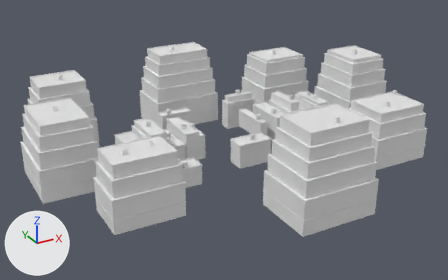
A saved change to the glTF model game/assets/props/city_shells.glb.
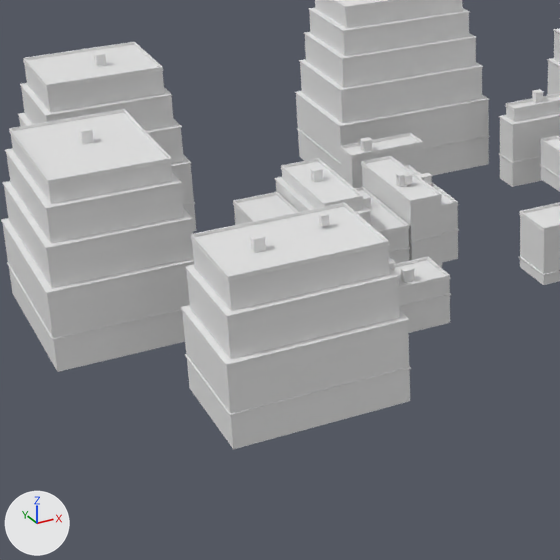
Each version is shown whole from a 50 mm lens placed at (-156.7, -284.4, 144.5), pointed at (-11.6, -20.4, 12.5), then close up on the part from 4% to 55% of the width and 19% to 100% of the height. Arrows for +X, +Y and +Z are at lower left; the lights stay in place. The first two pictures are the older version. Vertices at exactly the same position are counted once.

Objects in the first close-up: 'site_back_e__brick', 'site_far_n__bronze_sheet', 'site_far_n__concrete', 'site_far_nw__brick', 'site_far_nw__bronze_sheet', 'site_far_sw__brick', 'site_far_sw__bronze_sheet', 'site_far_sw__concrete', 'site_far_w__brick', 'site_far_w__bronze_sheet', 'site_far_w__concrete', 'site_nw1__concrete' and 28 more.
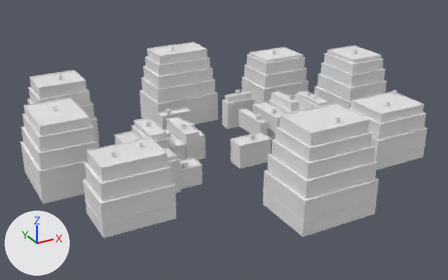
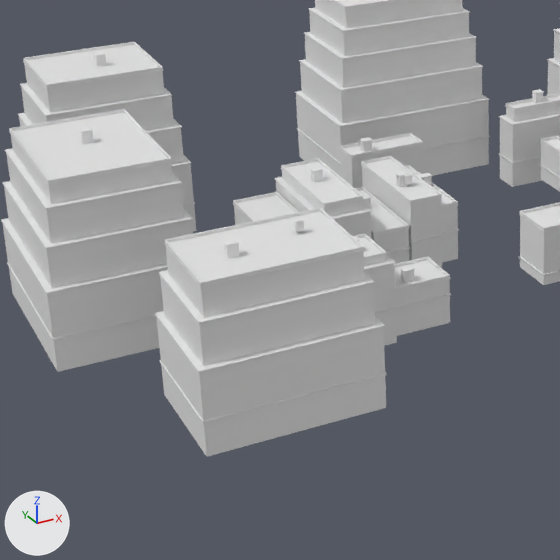
Where the change shows, as pixel boxes [x1, y1, x2, y2] in the close-ups (560 x 560 px; the box of a moved part takes in the faces that stretch with it):
'site_far_sw__brick', moved
    before: [182, 216, 409, 414]
    after: [156, 220, 385, 421]
'site_far_sw__bronze_sheet', reshaped, moved
    before: [181, 203, 411, 416]
    after: [155, 208, 387, 423]
'site_far_sw__concrete', moved
    before: [187, 359, 410, 449]
    after: [161, 365, 386, 457]
part 1 of me_site_far_sw__bronze_sheet, moved or reshaped
    before: [191, 206, 390, 282]
    after: [164, 211, 365, 288]
part 2 of me_site_far_sw__bronze_sheet, moved or reshaped
    before: [185, 265, 399, 317]
    after: [159, 270, 374, 324]
part 3 of me_site_far_sw__bronze_sheet, moved or reshaped
    before: [181, 305, 409, 366]
    after: [155, 311, 385, 373]
part 4 of me_site_far_sw__bronze_sheet, moved or reshaped
    before: [249, 233, 266, 240]
    after: [223, 238, 239, 246]
part 5 of me_site_far_sw__bronze_sheet, moved or reshaped
    before: [185, 354, 411, 416]
    after: [160, 360, 387, 423]
part 6 of me_site_far_sw__bronze_sheet, rebuilt
    before: [191, 203, 389, 280]
    after: [164, 208, 364, 286]
'site_sw3__concrete', unchanged, uncovered by the edit
    before: [389, 264, 394, 271]
    after: [358, 241, 397, 346]

Patch to the scene script:
```diff
--- a/game/assets/props/city_shells.glb.py
+++ b/game/assets/props/city_shells.glb.py
@@ me_site_far_sw__bronze_sheet @@
 # used by ob_site_far_sw__bronze_sheet; location = (-71.8, -50.1, 27.3)
-me_site_far_sw__bronze_sheet.from_pydata(...)  # 206 vertices, 392 faces; spans x -16.4..18.0, y -12.1..12.3, z -20.5..6.6
+me_site_far_sw__bronze_sheet.from_pydata(...)  # 211 vertices, 402 faces; spans x -17.0..17.4, y -12.0..12.4, z -20.6..6.5
+# me_site_far_sw__bronze_sheet part 1: the loose piece of 24 vertices spanning x -14.1..15.6, y -9.8..9.9, z 3.7..3.9 is moved by (-0.6, 0.1, -0.1)
+# me_site_far_sw__bronze_sheet part 2: the loose piece of 24 vertices spanning x -15.2..16.8, y -10.9..11.1, z -2.3..-2.0 is moved by (-0.6, 0.1, -0.1)
+# me_site_far_sw__bronze_sheet part 3: the loose piece of 24 vertices spanning x -16.4..17.9, y -12.1..12.2, z -10.7..-10.4 is moved by (-0.6, 0.1, -0.1)
+# me_site_far_sw__bronze_sheet part 4: the loose piece of 24 vertices spanning x -6.6..-4.3, y -1.9..0.0, z 6.4..6.6 is moved by (-0.6, 0.1, -0.1)
+# me_site_far_sw__bronze_sheet part 5: the loose piece of 24 vertices spanning x -16.4..18.0, y -12.1..12.3, z -20.5..-20.2 is moved by (-0.6, 0.1, -0.1)
+# me_site_far_sw__bronze_sheet part 6: the loose piece of 86 vertices spanning x -14.0..15.6, y -9.7..9.9, z 3.9..4.5 is rebuilt with 91 vertices and now spans x -14.6..15.0, y -9.6..10.0, z 3.8..4.4
@@ ob_site_far_sw__brick @@
 ob_site_far_sw__brick = bpy.data.objects.new('site_far_sw__brick', me_site_far_sw__brick)
-ob_site_far_sw__brick.location = (-70.7, -49.7, 25.3)
+ob_site_far_sw__brick.location = (-75.5, -49.7, 25.3)
@@ ob_site_far_sw__bronze_sheet @@
 ob_site_far_sw__bronze_sheet = bpy.data.objects.new('site_far_sw__bronze_sheet', me_site_far_sw__bronze_sheet)
-ob_site_far_sw__bronze_sheet.location = (-71.8, -50.1, 27.3)
+ob_site_far_sw__bronze_sheet.location = (-76.0, -50.2, 27.4)
@@ ob_site_far_sw__concrete @@
 ob_site_far_sw__concrete = bpy.data.objects.new('site_far_sw__concrete', me_site_far_sw__concrete)
-ob_site_far_sw__concrete.location = (-71.0, -50.0, 3.4)
+ob_site_far_sw__concrete.location = (-75.8, -50.0, 3.4)
```
